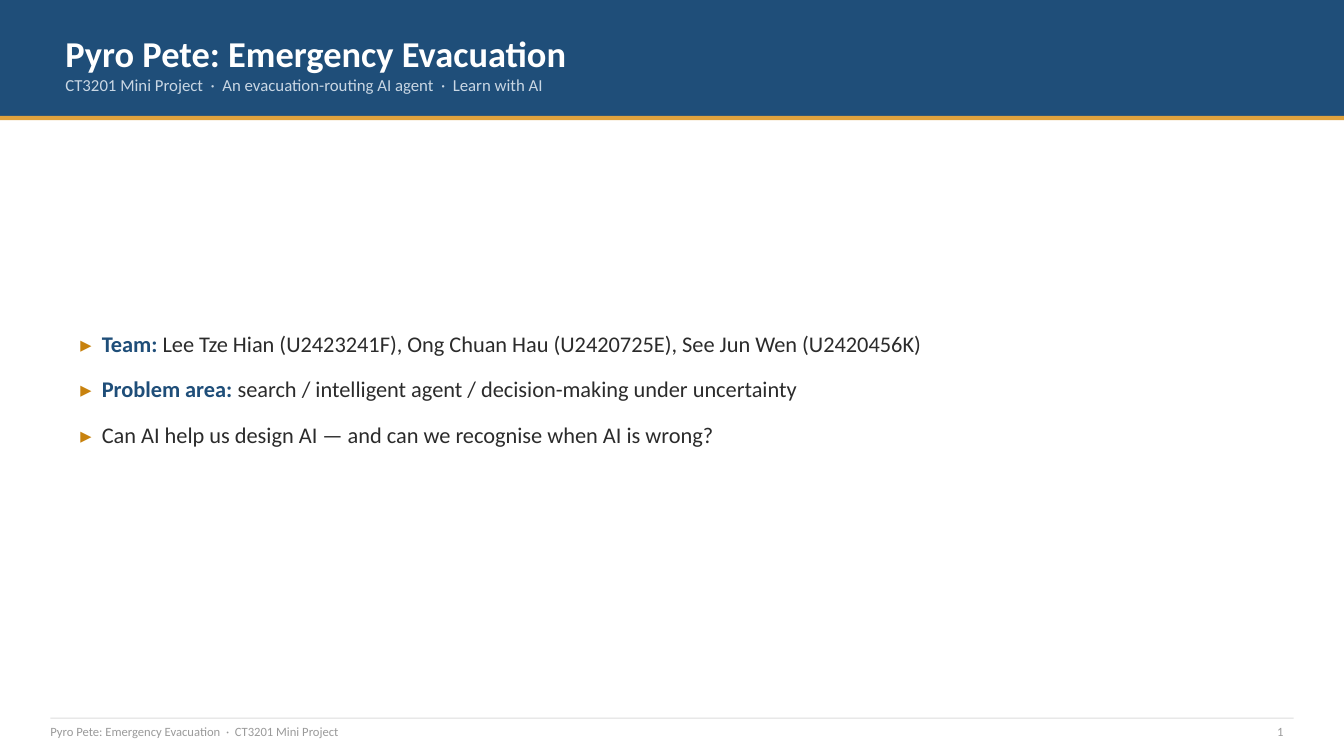
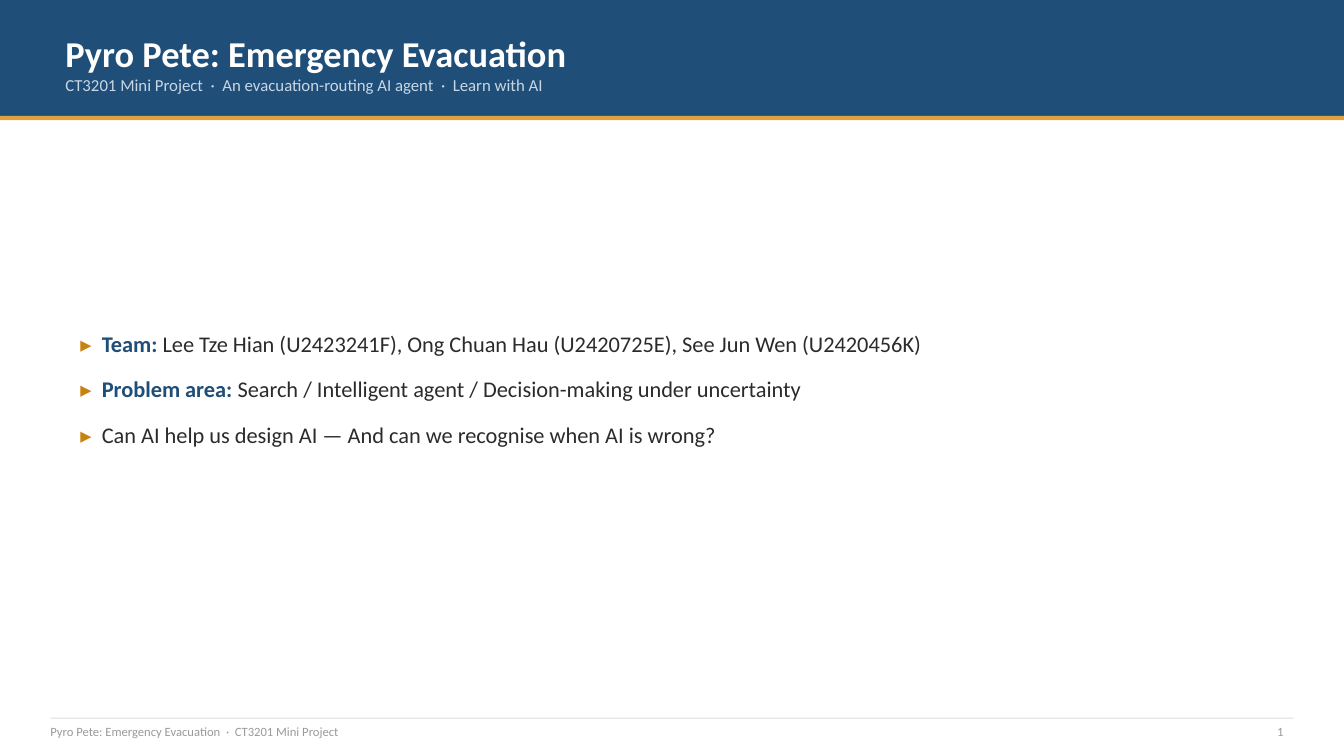
Before and after one commit to Jeb-Lee/CT3201_AI, a slide deck: slide 1 of docs/report/CT3201_Slides.pptx. Drawn at 1344x756 pixels with LibreOffice and Linux fonts; fonts in the diff are those of the drawing. Boxes give left, top, right and bottom in pixels: in the first picture for what was removed or moved away, otherwise in the second. Text is boxed around its words. In the diff, an @@ line names an element or a change of style, - is before the commit and + after.

```diff
--- a/docs/report/CT3201_Slides.pptx
+++ b/docs/report/CT3201_Slides.pptx
@@ text at box(102, 381, 801, 447): text changed @@
-▸ Problem area: search / intelligent agent / decision-making under uncertainty
-▸ Can AI help us design AI — and can we recognise when AI is wrong?
+▸ Problem area: Search / Intelligent agent / Decision-making under uncertainty
+▸ Can AI help us design AI — And can we recognise when AI is wrong?
```
